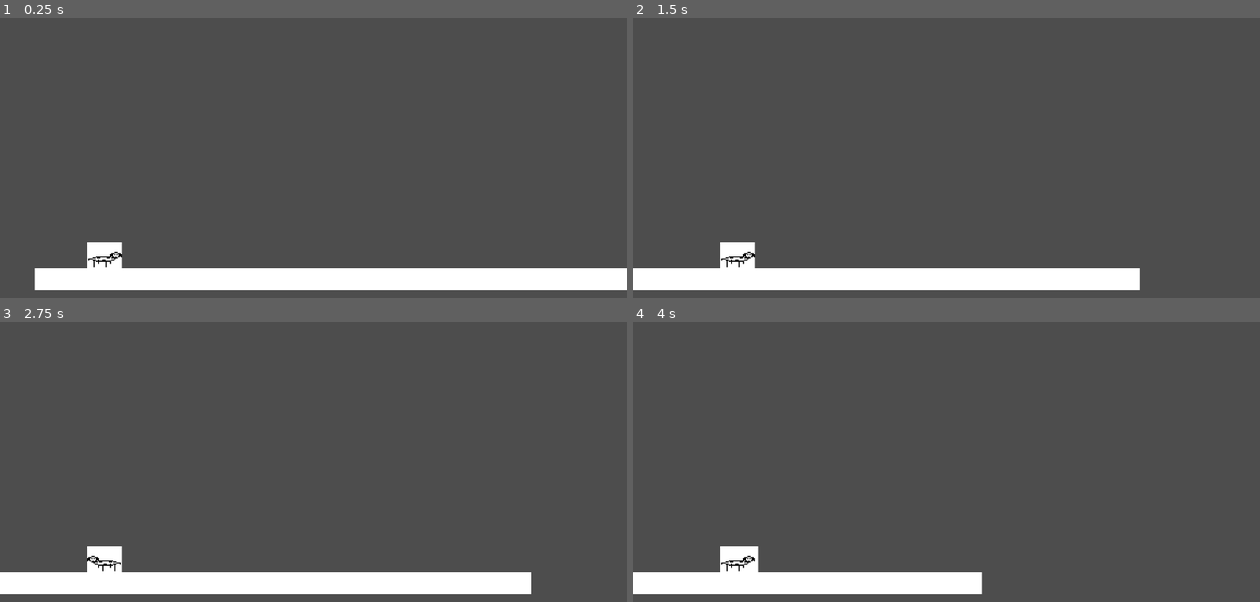
Above: before the commit, frames 1-4 (two rows, left to right).
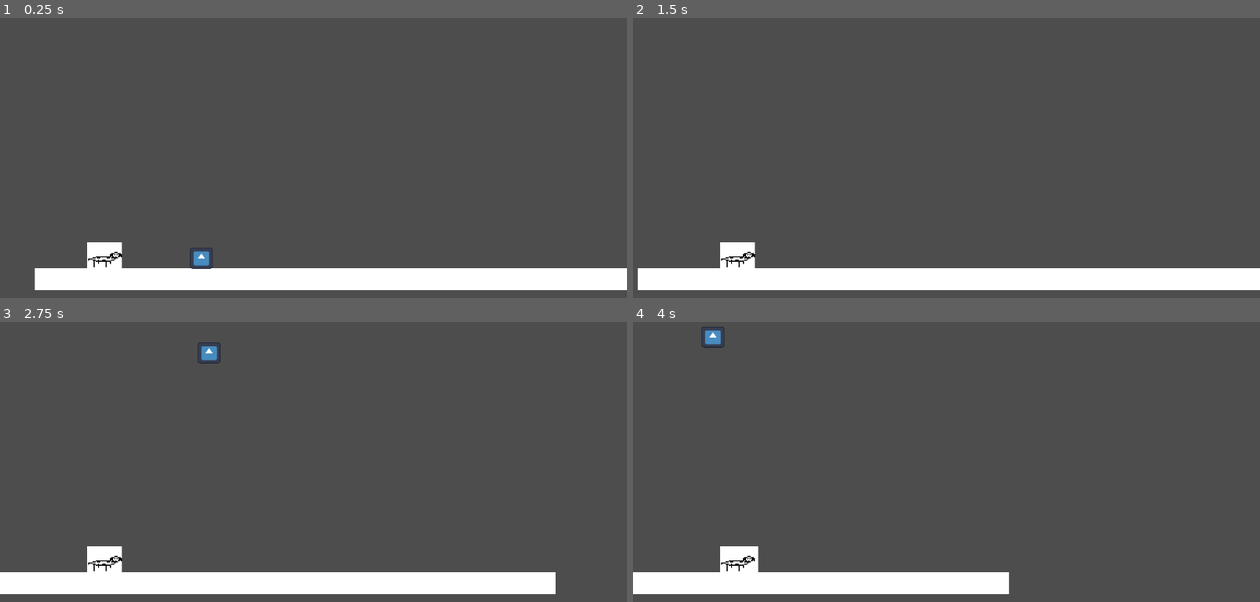
Above: after the commit, the same moments.

Repository: antonin-tarrade/SausageSerenity
Game: Godot game, scene res://Scenes/main_test_chien.tscn
Two runs of this game, one before a commit and one after it. Both use one fixed random seed, a clock stepped at 60 frames per second and the inputs below. The engine's default icon, where the game draws it, is replaced by a stand-in: a white triangle on a blue panel in a dark square.
Inputs:
- Up to frame 1 (0.25 s): no input
- Up to frame 2 (1.5 s): tap Enter at 0.5 s; hold W (charger) 0.53-1.28 s; hold Right (ui_right) from 0.53 s (still down); tap Up (ui_up) at 0.77 s; tap E (bark, bound only after the commit) at 0.8, 1.35 s
- Up to frame 3 (2.75 s): tap Up (ui_up) at 1.52 s; tap W (charger) at 1.55 s; release Right (ui_right) at 2.03 s; hold Left (ui_left) from 2.03 s (still down); hold W (charger) from 2.03 s (still down); tap E (bark, bound only after the commit) at 2.3 s
- Up to frame 4 (4 s): release Left (ui_left) at 2.78 s; release W (charger) at 2.78 s; hold Right (ui_right) from 2.78 s (still down); tap Q (extend) at 2.85 s; tap Up (ui_up) at 3.02, 3.77 s; tap W (charger) at 3.05 s; hold E (bark, bound only after the commit) from 3.53 s (still down)

The runs differ from the first frame. In frame 1, 0.2% of the frame differs, in the area x 30-34%, y 82-90%; in frame 2, 1.6%, in the area x 0-100%, y 89-98%; in frame 3, 0.6%; in frame 4, 0.5%.

Commit message:
barking and charging

Diff:
--- a/Scenes/chien_saucisse.gd
+++ b/Scenes/chien_saucisse.gd
@@ -3,7 +3,10 @@
 @export var SPEED = 300.0
 @export var EXTENSION_SPEED = 1 # px
 @export var SHRINKING_SPEED = 2 # px
-@export var timer : Timer
+@onready var timer : Timer = $Chargement
+@onready var zoneFrappe : Area2D = $ZoneDeFrappe
+@onready var PosTete : Marker2D = $PositionFrappe
+@onready var zoneBarking : Area2D = $Barking
 @onready var sprite: Sprite2D = $Sprite2D
 @onready var a_tree: AnimationTree = $AnimationTree
 @onready var c_shape: CollisionShape2D = $CollisionShape2D
@@ -37,6 +40,9 @@
 		timer.stop()
 		frapper(f)
 
+	elif Input.is_action_pressed("charger") :
+		velocity.x = move_toward(velocity.x, 0, SPEED)
+
 	else :
 		# Get the input direction and handle the movement/deceleration.
 		# As good practice, you should replace UI actions with custom gameplay actions.
@@ -51,6 +57,7 @@
 
 	move_and_slide()
 
+
 # get the direction in which the dog extends
 func get_extending_direction(horizontal: float, vertical: float) -> int:
 	if horizontal > 0:
@@ -63,6 +70,8 @@
 		return extending_direction.DOWN
 	else:
 		return 0
+
+
 
 # extends the dog in the right direction
 func extension(ed: int) -> void:
@@ -82,12 +91,20 @@
 func _input(event):
 	if event.is_action_pressed("charger"):
 		timer.start()
-
+	elif event.is_action_pressed("bark"):
+		for bodies : PhysicsBody2D in zoneBarking.get_overlapping_bodies():
+			if bodies is RigidBody2D :
+				print("wesh")
+				bodies.apply_central_impulse(Vector2(3.0, -30.0)*40)
 
 
 func frapper(f : float):
-	print(timer.wait_time - f)
+	var puissance: float = 1/ (1 + exp((1-3*(timer.wait_time - f))))
+	for objet : PhysicsBody2D in zoneFrappe.get_overlapping_bodies() :
+		if objet is RigidBody2D :
+			var vector : Vector2 = (objet.global_position - PosTete.global_position).normalized()
+			objet.apply_central_impulse((vector + Vector2(0.0, -puissance).normalized()).normalized() * puissance * 1000)
 
 
 func frapperFin():
-	print(5.0)
+	frapper(0.0)
--- a/Scenes/chien_saucisse.tscn
+++ b/Scenes/chien_saucisse.tscn
@@ -90,9 +90,14 @@
 transitions = ["Start", "Idle", SubResource("AnimationNodeStateMachineTransition_635yr"), "Idle", "Walking", SubResourc …(996 unchanged characters)…
 graph_offset = Vector2(60, -71)
 
-[node name="ChienSaucisse" type="CharacterBody2D" node_paths=PackedStringArray("timer")]
+[sub_resource type="RectangleShape2D" id="RectangleShape2D_vlba5"]
+size = Vector2(17.75, 29)
+
+[sub_resource type="CircleShape2D" id="CircleShape2D_n7i5e"]
+radius = 115.0
+
+[node name="ChienSaucisse" type="CharacterBody2D"]
 script = ExtResource("1_f1xf0")
-timer = NodePath("Chargement")
 
 [node name="Sprite2D" type="Sprite2D" parent="."]
 texture_filter = 3
@@ -131,7 +136,26 @@
 offset_bottom = 4.0
 
 [node name="Chargement" type="Timer" parent="."]
-wait_time = 5.0
+wait_time = 3.0
 one_shot = true
 
+[node name="ZoneDeFrappe" type="Area2D" parent="."]
+collision_layer = 0
+collision_mask = 2
+
+[node name="CollisionFrappe" type="CollisionShape2D" parent="ZoneDeFrappe"]
+position = Vector2(11, -7.5)
+shape = SubResource("RectangleShape2D_vlba5")
+
+[node name="PositionFrappe" type="Marker2D" parent="."]
+position = Vector2(11, -7)
+
+[node name="Barking" type="Area2D" parent="."]
+collision_layer = 0
+collision_mask = 6
+
+[node name="CollisionBark" type="CollisionShape2D" parent="Barking"]
+position = Vector2(11, -7)
+shape = SubResource("CircleShape2D_n7i5e")
+
 [connection signal="timeout" from="Chargement" to="." method="frapperFin"]
--- a/Scenes/main_test_chien.tscn
+++ b/Scenes/main_test_chien.tscn
@@ -1,9 +1,15 @@
-[gd_scene load_steps=3 format=3 uid="uid://ex2xqr8l518"]
+[gd_scene load_steps=6 format=3 uid="uid://ex2xqr8l518"]
 
 [ext_resource type="PackedScene" uid="uid://cimdeld5rdie4" path="res://Scenes/chien_saucisse.tscn" id="1_hubqe"]
+[ext_resource type="Texture2D" uid="uid://b04ah1lbkvhin" path="res://icon.svg" id="2_hhppu"]
 
 [sub_resource type="RectangleShape2D" id="RectangleShape2D_k0xws"]
 size = Vector2(1152, 40)
+
+[sub_resource type="PhysicsMaterial" id="PhysicsMaterial_suwam"]
+
+[sub_resource type="RectangleShape2D" id="RectangleShape2D_f2o4u"]
+size = Vector2(42, 38)
 
 [node name="main_test_chien" type="Node2D"]
 
@@ -13,6 +19,12 @@
 
 [node name="StaticBody2D" type="StaticBody2D" parent="."]
 position = Vector2(576, 632)
+collision_layer = 3
+collision_mask = 3
+
+[node name="CollisionShape2D2" type="CollisionShape2D" parent="StaticBody2D"]
+position = Vector2(0, -4)
+shape = SubResource("RectangleShape2D_k0xws")
 
 [node name="ColorRect" type="ColorRect" parent="StaticBody2D"]
 offset_left = -576.0
@@ -20,6 +32,15 @@
 offset_right = 576.0
 offset_bottom = 16.0
 
-[node name="CollisionShape2D" type="CollisionShape2D" parent="StaticBody2D"]
-position = Vector2(0, -4)
-shape = SubResource("RectangleShape2D_k0xws")
+[node name="RigidBody2D" type="RigidBody2D" parent="."]
+position = Vector2(306, 573)
+collision_layer = 2
+collision_mask = 2
+physics_material_override = SubResource("PhysicsMaterial_suwam")
+
+[node name="Sprite2D" type="Sprite2D" parent="RigidBody2D"]
+scale = Vector2(0.328125, 0.304687)
+texture = ExtResource("2_hhppu")
+
+[node name="CollisionShape2D" type="CollisionShape2D" parent="RigidBody2D"]
+shape = SubResource("RectangleShape2D_f2o4u")
--- a/project.godot
+++ b/project.godot
@@ -27,6 +27,11 @@
 "events": [Object(InputEventKey,"resource_local_to_scene":false,"resource_name":"","device":-1,"window_id":0,"alt_pressed":false,"shift_pressed":false,"ctrl_pressed":false,"meta_pressed":false,"pressed":false,"keycode":0,"physical_keycode":87,"key_label":0,"unicode":122,"echo":false,"script":null)
 ]
 }
+bark={
+"deadzone": 0.5,
+"events": [Object(InputEventKey,"resource_local_to_scene":false,"resource_name":"","device":-1,"window_id":0,"alt_pressed":false,"shift_pressed":false,"ctrl_pressed":false,"meta_pressed":false,"pressed":false,"keycode":0,"physical_keycode":69,"key_label":0,"unicode":101,"echo":false,"script":null)
+]
+}
 
 [rendering]
 
Not shown: 1 places in Scenes/chien_saucisse.tscn that only renumber resources
